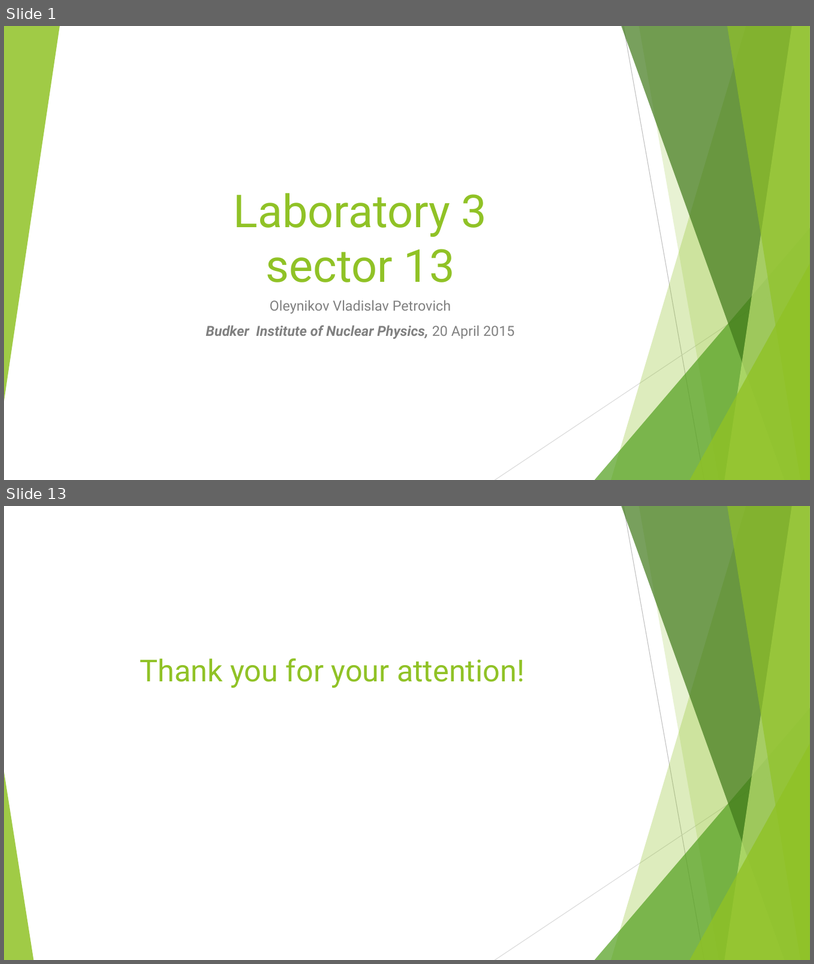
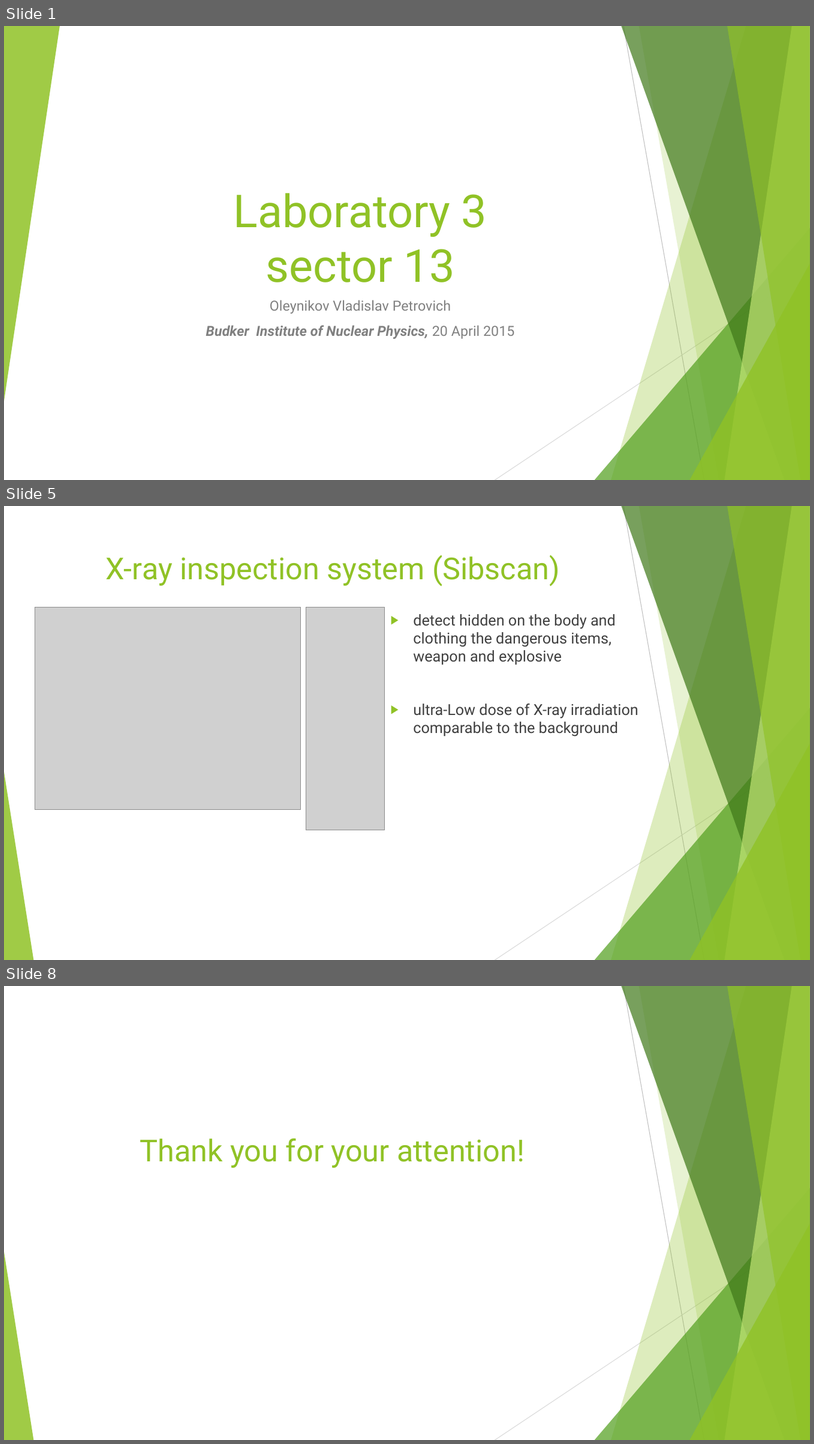
Before and after one commit to Vlad-ole/Presentations, a slide deck: My_laboratory/My_laboratory.pptx. Shown one above the other, each under a label of ours: slides 1 and 13 before the commit, slides 1, 5 and 8 after it; the slides between them are not shown. The pictures are 814x964 and 814x1444 pixels, drawn with LibreOffice and Linux fonts; fonts in the diff are those of the drawing; grey boxes stand for pictures. Boxes give left, top, right and bottom in pixels: in the first picture for what was removed or moved away, otherwise in the second. Text is boxed around its words. In the diff, an @@ line names an element or a change of style, - is before the commit and + after.

```diff
--- a/My_laboratory/My_laboratory.pptx
+++ b/My_laboratory/My_laboratory.pptx
@@ slide 5 added at <box>4,506,810,960</box>, background #FFFFFF; not listed: 10 template elements that a slide beside it also shows @@
@@ title added at <box>106,555,560,586</box>, 36 pt, text #90C226 @@
+X-ray inspection system (Sibscan)
@@ picture added at <box>35,607,301,810</box> @@
@@ picture added at <box>306,607,384,830</box> @@
@@ text added at <box>413,614,639,736</box>, 18 pt, text #404040 @@
+▶ detect hidden on the body and clothing the dangerous items, weapon and explosive
+▶ ultra-Low dose of X-ray irradiation comparable to the background
@@ what was slide 13 is now slide 8 @@
```
Also in this commit, not shown: 3 slides changed, 2 other slides added, 8 slides removed, 2 other files.
